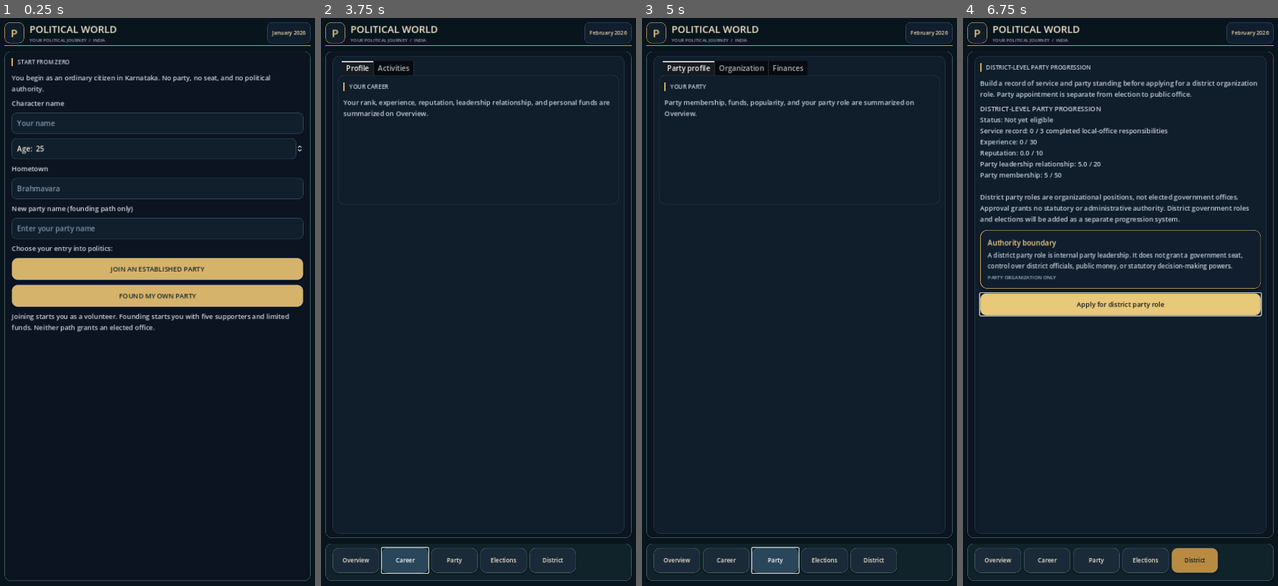
Above: before the commit, frames 1-4 (left to right).
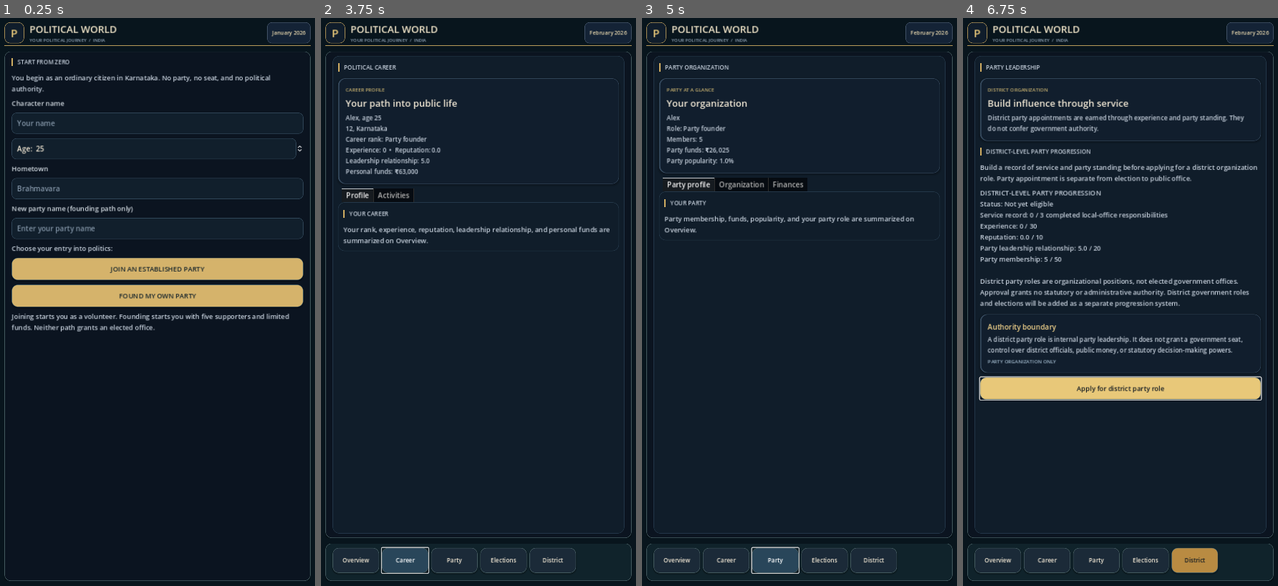
Above: after the commit, the same moments.

Repository: dhanushpoojary9740-boop/political-world
Game: Godot game, scene res://main.tscn
The game is run twice, just before and just after one commit, with the same random seed, the same clock (stepped at 60 frames per second) and the same inputs.
Inputs (mouse positions are in pixels of both pictures, inside the frame that each line leads up to):
- Up to frame 1 (0.25 s): no input
- Up to frame 2 (3.75 s): click (478, 125) at 0.52 s; type "Alex" at 0.6 s; click (478, 188) at 0.75 s; type "12" at 0.83 s; click (478, 228) at 0.98 s; type "Alex" at 1.07 s; click "FOUND MY OWN PARTY" at 1.25 s; click "ADVANCE ONE MONTH" at 2 s; click "Overview" at 2.75 s; click "Career" at 3.5 s
- Up to frame 3 (5 s): click "Party" at 4.25 s
- Up to frame 4 (6.75 s): click "Elections" at 5 s; click "District" at 5.75 s; click "Apply for district party role" at 6.5 s

The runs differ from the first frame. In frame 2, 3.6% of the frame differs, in the area x 5-95%, y 7-41%; in frame 3, 3.8%; in frame 4, 18%, in the area x 5-95%, y 8-68%.

Commit message:
Improve Political World page layouts and live summary panels

Diff:
--- a/scripts/main.gd
+++ b/scripts/main.gd
@@ -14,6 +14,9 @@
 var office_log_list: VBoxContainer
 var office_mission_list: VBoxContainer
 var district_label: Label
+var career_page_summary: Label
+var party_page_summary: Label
+var election_page_summary: Label
 var report_label: Label
 var name_input: LineEdit
 var age_input: SpinBox
@@ -287,9 +290,10 @@
     report_label = _add_body(overview, "Your political journey is ready to begin.")
 
     var career_page := _new_tab(dashboard_box, "Career")
+    _add_section_title(career_page, "POLITICAL CAREER")
+    career_page_summary = _add_page_summary(career_page, "CAREER PROFILE", "Your path into public life", "Your current rank, experience, reputation, and available personal funds.")
     var career_tabs := TabContainer.new()
     career_tabs.size_flags_horizontal = Control.SIZE_EXPAND_FILL
-    career_tabs.custom_minimum_size = Vector2(0, 320)
     career_page.add_child(career_tabs)
     var career_profile := _new_tab(career_tabs, "Profile")
     _add_section_title(career_profile, "YOUR CAREER")
@@ -303,9 +307,10 @@
     _add_button(career_actions, "Attend a party meeting", func(): _run_activity("meeting"))
 
     var party_page := _new_tab(dashboard_box, "Party")
+    _add_section_title(party_page, "PARTY ORGANIZATION")
+    party_page_summary = _add_page_summary(party_page, "PARTY AT A GLANCE", "Your organization", "Membership, party standing, leadership role, and finances.")
     var party_tabs := TabContainer.new()
     party_tabs.size_flags_horizontal = Control.SIZE_EXPAND_FILL
-    party_tabs.custom_minimum_size = Vector2(0, 320)
     party_page.add_child(party_tabs)
     var party_profile := _new_tab(party_tabs, "Party profile")
     _add_section_title(party_profile, "YOUR PARTY")
@@ -321,9 +326,10 @@
     _add_body(party_finances, "Personal cash, party funds, party debt, and election campaign spending are tracked separately. Values are a simplified game economy, not audited real-world party accounts.")
 
     var elections_page := _new_tab(dashboard_box, "Elections")
+    _add_section_title(elections_page, "DEMOCRATIC COMPETITION")
+    election_page_summary = _add_page_summary(elections_page, "ELECTION BRIEFING", "Your next contest", "Check the election schedule, ticket eligibility, and campaign status.")
     var election_tabs := TabContainer.new()
     election_tabs.size_flags_horizontal = Control.SIZE_EXPAND_FILL
-    election_tabs.custom_minimum_size = Vector2(0, 320)
     elections_page.add_child(election_tabs)
     var election_status := _new_tab(election_tabs, "Election status")
     _add_section_title(election_status, "LOCAL ELECTION")
@@ -335,6 +341,8 @@
     _add_button(election_campaign, "Campaign as approved candidate", func(): _run_activity("campaign"))
 
     var district_page := _new_tab(dashboard_box, "District")
+    _add_section_title(district_page, "PARTY LEADERSHIP")
+    _add_page_summary(district_page, "DISTRICT ORGANIZATION", "Build influence through service", "District party appointments are earned through experience and party standing. They do not confer government authority.")
     _add_section_title(district_page, "DISTRICT-LEVEL PARTY PROGRESSION")
     _add_body(district_page, "Build a record of service and party standing before applying for a district organization role. Party appointment is separate from election to public office.")
     district_label = _add_body(district_page, "")
@@ -366,6 +374,34 @@
     office_log_list.size_flags_horizontal = Control.SIZE_EXPAND_FILL
     office_log_list.add_theme_constant_override("separation", 10)
     office_log.add_child(office_log_list)
+
+func _add_page_summary(parent: VBoxContainer, eyebrow: String, title_text: String, initial_text: String) -> Label:
+    var panel := PanelContainer.new()
+    panel.size_flags_horizontal = Control.SIZE_EXPAND_FILL
+    panel.add_theme_stylebox_override("panel", _card_style())
+    parent.add_child(panel)
+
+    var body := VBoxContainer.new()
+    body.add_theme_constant_override("separation", 7)
+    panel.add_child(body)
+
+    var eyebrow_label := Label.new()
+    eyebrow_label.text = eyebrow.to_upper()
+    eyebrow_label.add_theme_font_size_override("font_size", 11)
+    eyebrow_label.add_theme_color_override("font_color", Color("#c6b06f"))
+    body.add_child(eyebrow_label)
+
+    var title_label := Label.new()
+    title_label.text = title_text
+    title_label.autowrap_mode = TextServer.AUTOWRAP_WORD_SMART
+    title_label.add_theme_font_size_override("font_size", 21)
+    title_label.add_theme_color_override("font_color", Color("#f0e7d4"))
+    body.add_child(title_label)
+
+    var detail_label := _add_body(body, initial_text)
+    detail_label.add_theme_font_size_override("font_size", 14)
+    _configure_touch_scroll_passthrough(panel)
+    return detail_label
 
 func _add_info_card(parent: VBoxContainer, title_text: String, detail_text: String, status_text: String) -> void:
     var card := PanelContainer.new()
@@ -415,7 +451,8 @@
     style.border_color = Color("#2c3c52")
     style.set_border_width_all(1)
     style.border_width_left = 2
-    style.border_color = Color("#b89a5a")
+    style.border_color = Color("#34485c")
+    style.border_width_left = 3
     style.set_corner_radius_all(15)
     style.set_content_margin_all(17)
     style.shadow_color = Color(0, 0, 0, 0.22)
@@ -434,8 +471,8 @@
 
 func _date_capsule_style() -> StyleBoxFlat:
     var style := StyleBoxFlat.new()
-    style.bg_color = Color("#111e2d")
-    style.border_color = Color("#34465b")
+    style.bg_color = Color("#142336")
+    style.border_color = Color("#46566b")
     style.set_border_width_all(1)
     style.set_corner_radius_all(10)
     style.content_margin_left = 11
@@ -672,9 +709,15 @@
     date_label.text = world.date_label()
     if world.career_started:
         career_label.text = world.career_summary()
+        if is_instance_valid(career_page_summary):
+            career_page_summary.text = world.career_summary()
         party_label.text = world.party_summary()
+        if is_instance_valid(party_page_summary):
+            party_page_summary.text = world.party_summary()
         finance_label.text = world.finance_summary()
         election_label.text = world.election_summary()
+        if is_instance_valid(election_page_summary):
+            election_page_summary.text = world.election_summary()
         conditions_label.text = world.local_conditions_summary()
         office_tab.visible = world.has_elected_office
         if main_tab_buttons.size() > 5:
